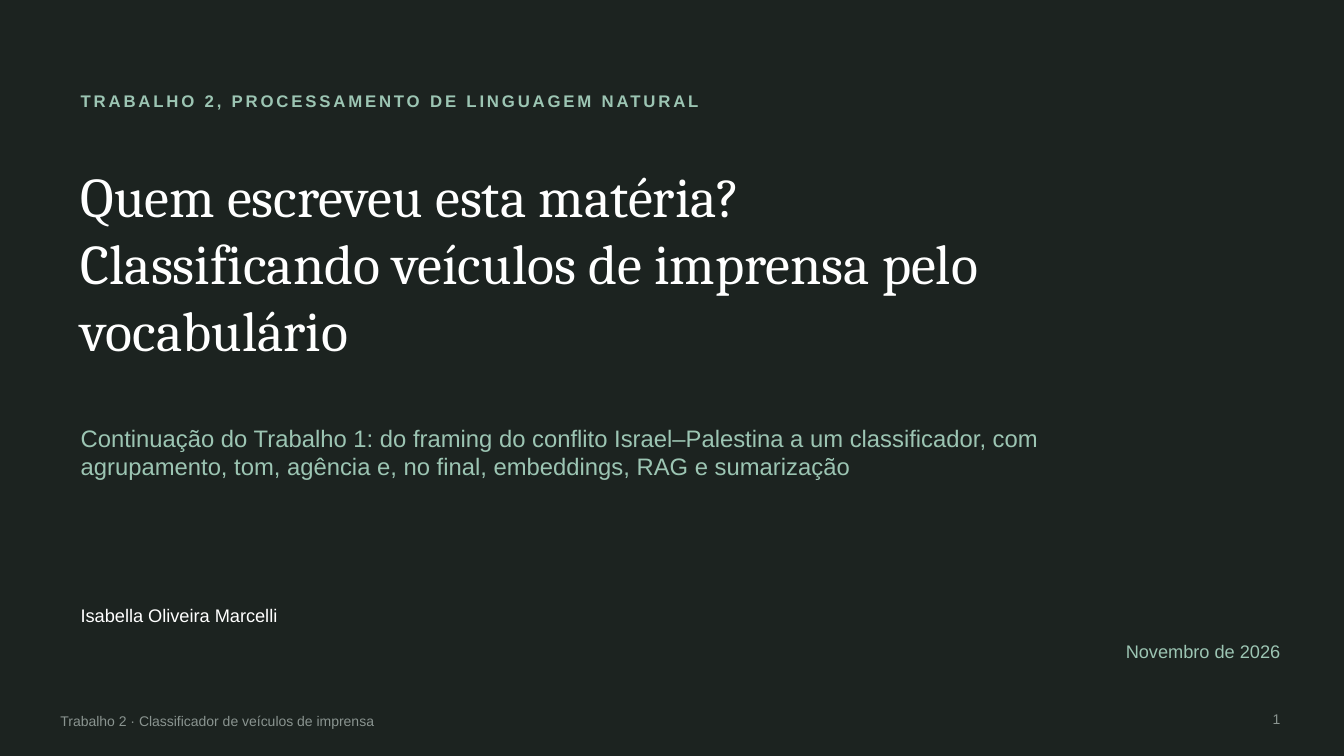
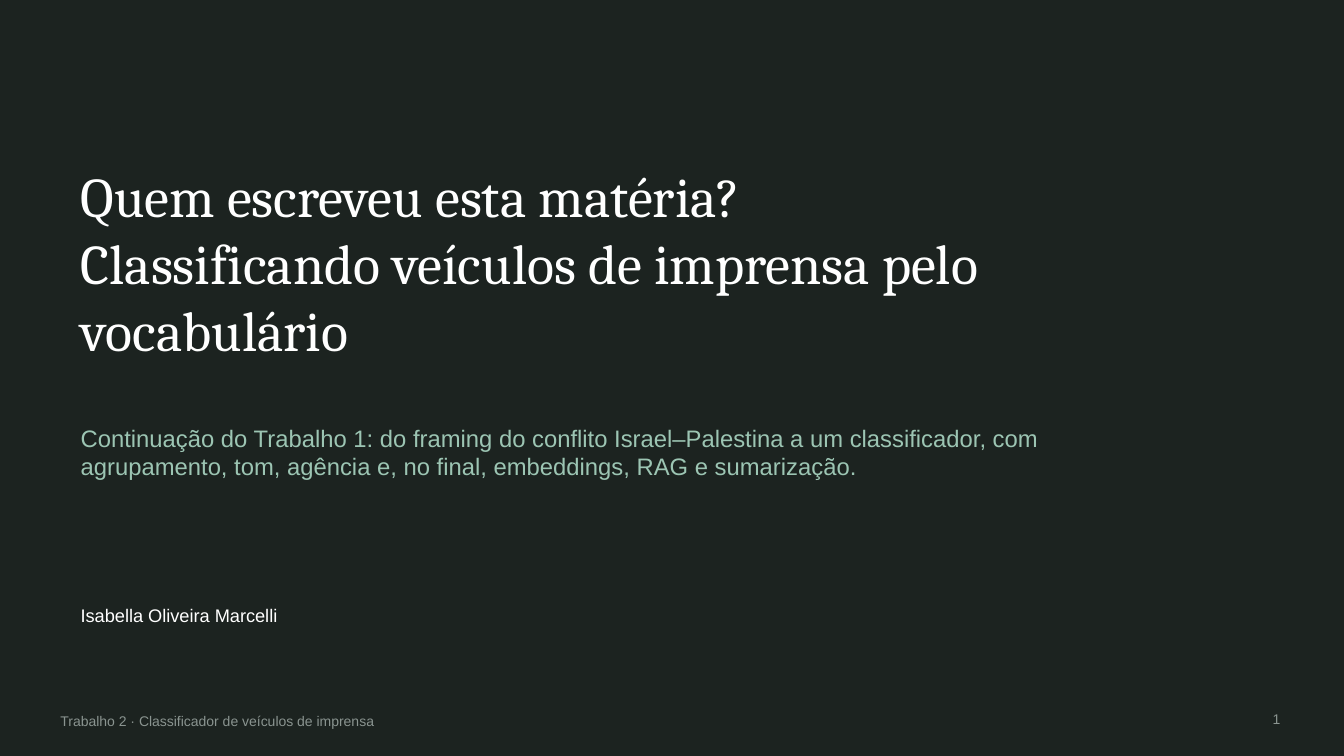
Before and after one commit to IsabellaMarcelli/PLN-trabalho2, a slide deck: slide 1 of docs/Slides_Trabalho2.pptx. Drawn at 1344x756 pixels with LibreOffice and Linux fonts; fonts in the diff are those of the drawing. Boxes give left, top, right and bottom in pixels: in the first picture for what was removed or moved away, otherwise in the second. Text is boxed around its words. In the diff, an @@ line names an element or a change of style, - is before the commit and + after.

```diff
--- a/docs/Slides_Trabalho2.pptx
+++ b/docs/Slides_Trabalho2.pptx
@@ text removed at [205,95,214,107] @@
-TRABALHO 2, PROCESSAMENTO DE LINGUAGEM NATURAL
@@ text at [81,430,1038,480]: text changed @@
-Continuação do Trabalho 1: do framing do conflito Israel–Palestina a um classificador, com agrupamento, tom, agência e, no final, embeddings, RAG e sumarização
+Continuação do Trabalho 1: do framing do conflito Israel–Palestina a um classificador, com agrupamento, tom, agência e, no final, embeddings, RAG e sumarização.
@@ text removed at [1126,645,1280,658] @@
-Novembro de 2026
```
Also in this commit, not shown: 1 other slide changed.
